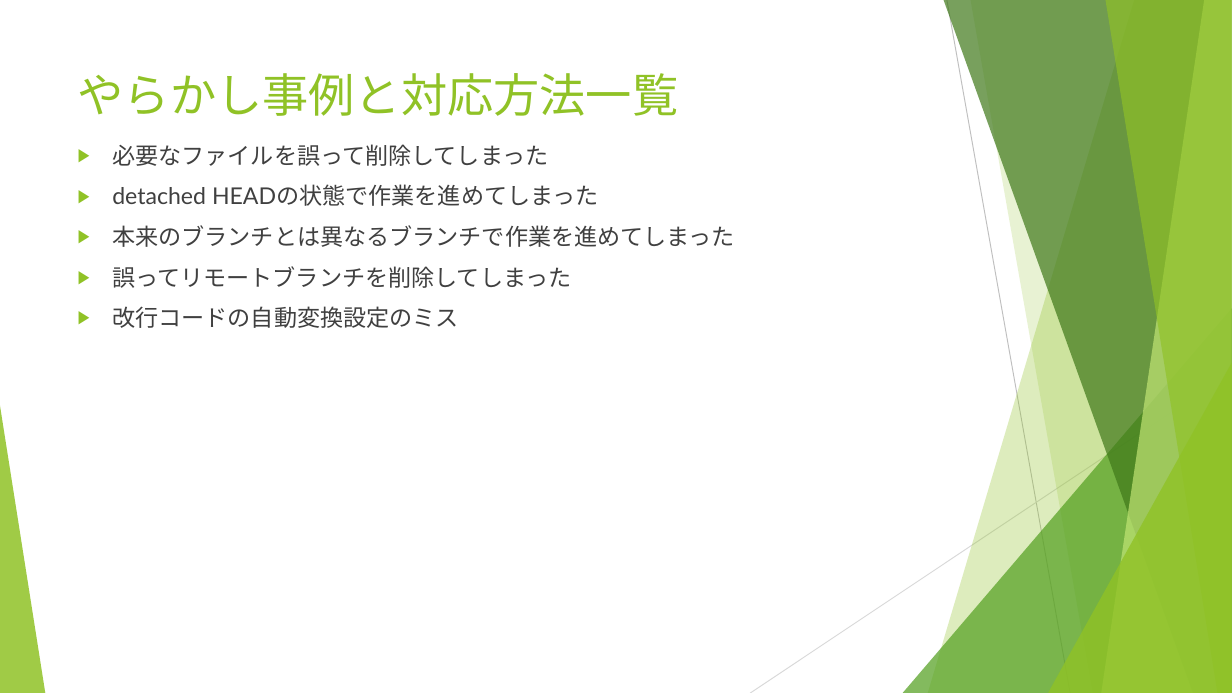
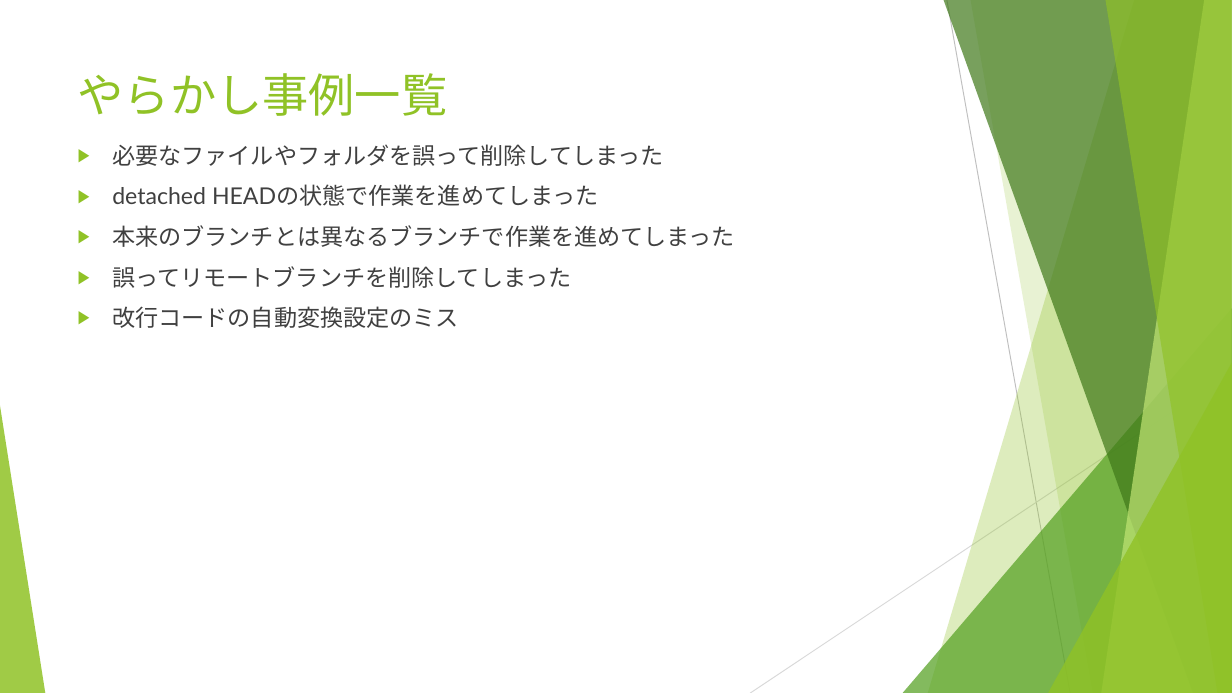
Before and after one commit to yusuke8655/git-trouble-shooting, a slide deck: slide 6 of Gitトラブルシューティング.pptx. Drawn at 1232x693 pixels with LibreOffice and Linux fonts; fonts in the diff are those of the drawing. Boxes give left, top, right and bottom in pixels: in the first picture for what was removed or moved away, otherwise in the second. Text is boxed around its words. In the diff, an @@ line names an element or a change of style, - is before the commit and + after.

```diff
--- a/Gitトラブルシューティング.pptx
+++ b/Gitトラブルシューティング.pptx
@@ title at (x1=78, y1=73, x2=448, y2=116): text changed @@
-やらかし事例と対応方法一覧
+やらかし事例一覧
@@ text at (x1=112, y1=144, x2=664, y2=166): text changed @@
-▶ 必要なファイルを誤って削除してしまった
+▶ 必要なファイルやフォルダを誤って削除してしまった
```
Also in this commit, not shown: 13 other slides changed, 5 slides added.
